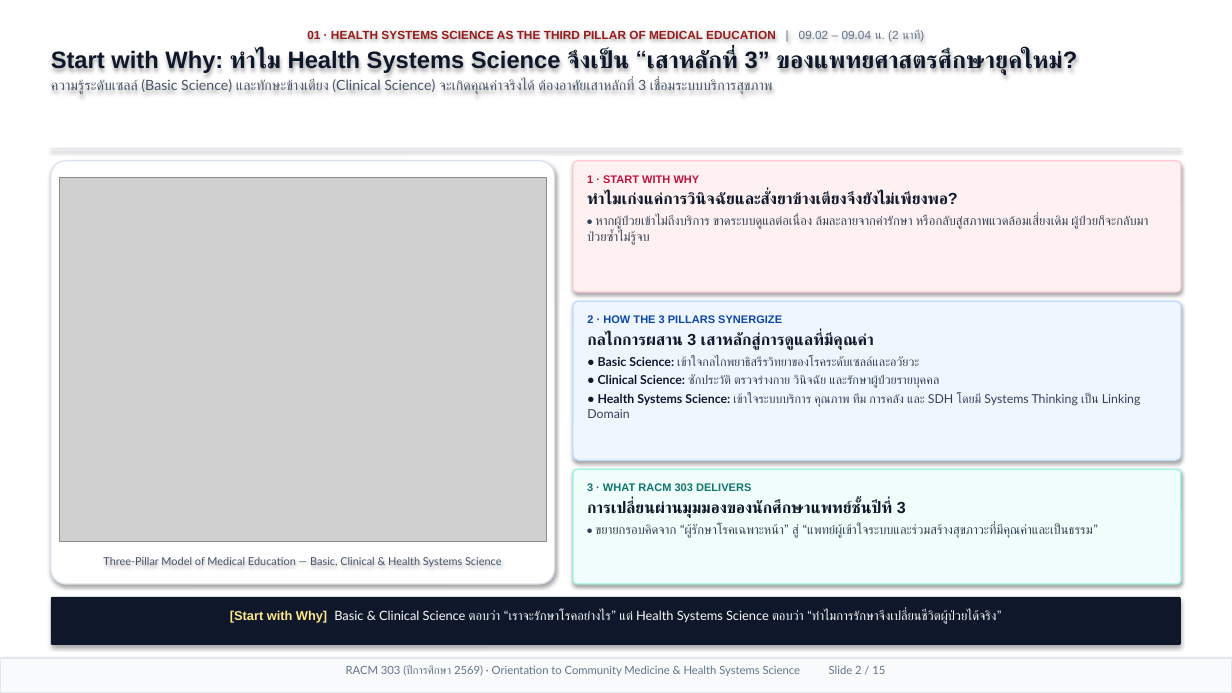
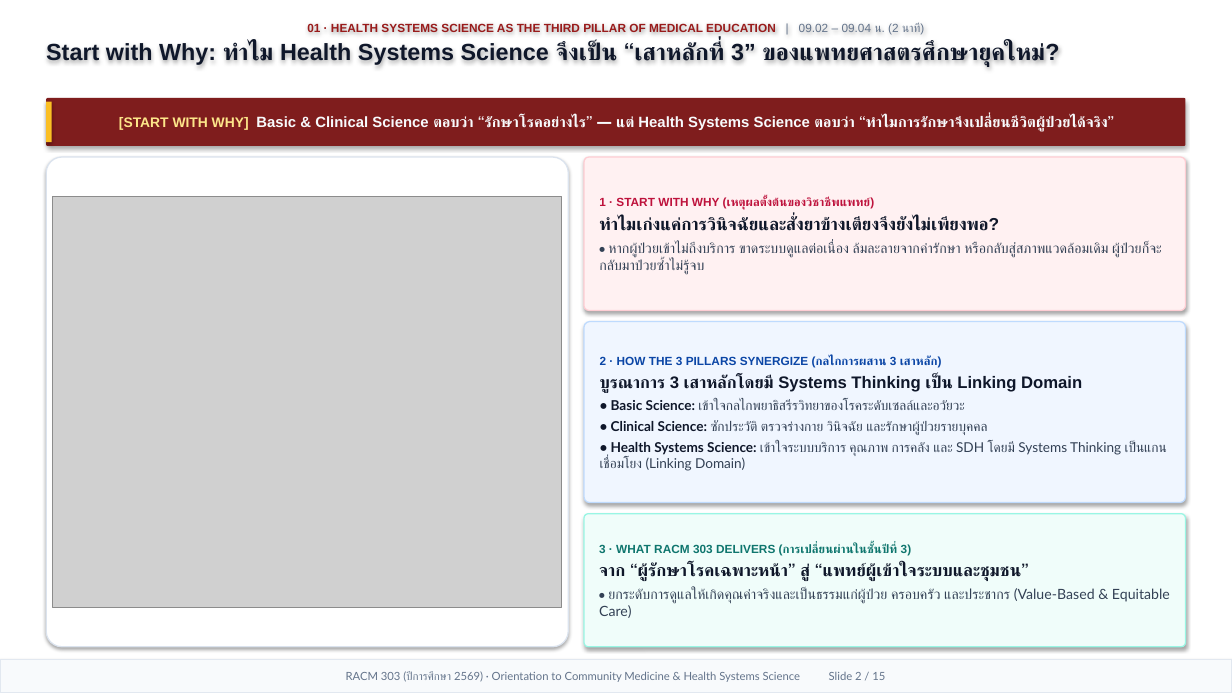
Before and after one commit to smartwoo/racm303-2569-faculty-member, a slide deck: slide 2 of exports/pptx/RACM303_2569_Orientation_Slides.pptx. Drawn at 1232x693 pixels with LibreOffice and Linux fonts; fonts in the diff are those of the drawing; grey boxes stand for pictures. Boxes give left, top, right and bottom in pixels: in the first picture for what was removed or moved away, otherwise in the second. Text is boxed around its words. In the diff, an @@ line names an element or a change of style, - is before the commit and + after.

Commit message:
feat(orientation): upgrade all 15 slides with top key-message banners, full-space Nano Banana visuals, optimized typography & Apple Keynote motion

```diff
--- a/exports/pptx/RACM303_2569_Orientation_Slides.pptx
+++ b/exports/pptx/RACM303_2569_Orientation_Slides.pptx
@@ text "01 · HEALTH SYSTEMS SCIENCE ...": place and size @@
-text "01 · HEALTH SYSTEMS SCIENCE ..." at [51,30,1077,95]
+text "01 · HEALTH SYSTEMS SCIENCE ..." at [46,22,1059,67]
@@ text "01 · HEALTH SYSTEMS SCIENCE ..." at [46,22,1059,67]: size 18.5 to 18.2 pt in "Start with Why: ทำไม Health Systems Science ..."; less space between paragraphs @@
@@ text at [51,79,773,95]: paragraph removed @@
-ความรู้ระดับเซลล์ (Basic Science) และทักษะข้างเตียง (Clinical Science) จะเกิดคุณค่าจริงได้ ต้องอาศัยเสาหลักที่ 3 เชื่อมระบบบริการสุขภาพ
@@ rounded rectangle "[START WITH WHY] Basic & ...": place and size @@
-rounded rectangle "[START WITH WHY] Basic & ..." at [51,597,1181,645]
+rounded rectangle "[START WITH WHY] Basic & ..." at [46,98,1186,146]
@@ rounded rectangle "[START WITH WHY] Basic & ..." at [46,98,1186,146]: vertical alignment top to middle; fill #0F172A to #7F1D1D; proportions changed @@
@@ rectangle added at [46,102,52,142], fill #FBBF24 @@
@@ text in rounded rectangle at [119,116,1108,132]: text changed; size 10 to 11.6 pt; font Lato to Arial; bold on @@
-[Start with Why] Basic & Clinical Science ตอบว่า “เราจะรักษาโรคอย่างไร” แต่ Health Systems Science ตอบว่า “ทำไมการรักษาจึงเปลี่ยนชีวิตผู้ป่วยได้จริง”
+[START WITH WHY] Basic & Clinical Science ตอบว่า “รักษาโรคอย่างไร” — แต่ Health Systems Science ตอบว่า “ทำไมการรักษาจึงเปลี่ยนชีวิตผู้ป่วยได้จริง”
@@ rectangle removed at [51,148,1181,149] @@
@@ rounded rectangle: place and size @@
-rounded rectangle at [51,161,555,584]
+rounded rectangle at [46,157,568,647]
@@ rounded rectangle at [46,157,568,647]: proportions changed @@
@@ rounded rectangle "1 · START WITH WHY ...": place and size @@
-rounded rectangle "1 · START WITH WHY ..." at [573,161,1181,292]
+rounded rectangle "1 · START WITH WHY ..." at [584,157,1186,311]
@@ picture: place and size @@
-picture at [59,177,546,541]
+picture at [53,197,562,608]
@@ text in rounded rectangle at [599,197,875,209]: text changed; size 8.6 to 9.2 pt @@
-1 · START WITH WHY
+1 · START WITH WHY (เหตุผลตั้งต้นของวิชาชีพแพทย์)
@@ text in rounded rectangle at [599,217,999,231]: size 12.5 to 13.5 pt in "ทำไมเก่งแค่การวินิจฉัยและสั่งยาข้างเตียงจึงยังไม่เพียงพอ?" @@
@@ text in rounded rectangle at [599,242,1162,275]: text changed; size 10 to 11 pt @@
-• หากผู้ป่วยเข้าไม่ถึงบริการ ขาดระบบดูแลต่อเนื่อง ล้มละลายจากค่ารักษา หรือกลับสู่สภาพแวดล้อมเสี่ยงเดิม ผู้ป่วยก็จะกลับมาป่วยซ้ำไม่รู้จบ
+• หากผู้ป่วยเข้าไม่ถึงบริการ ขาดระบบดูแลต่อเนื่อง ล้มละลายจากค่ารักษา หรือกลับสู่สภาพแวดล้อมเดิม ผู้ป่วยก็จะกลับมาป่วยซ้ำไม่รู้จบ
@@ rounded rectangle "2 · HOW THE 3 ...": place and size @@
-rounded rectangle "2 · HOW THE 3 ..." at [573,301,1181,460]
+rounded rectangle "2 · HOW THE 3 ..." at [584,322,1186,503]
@@ text in rounded rectangle at [600,356,1082,393]: text changed; size 12.5 to 13 pt @@
-2 · HOW THE 3 PILLARS SYNERGIZE
-กลไกการผสาน 3 เสาหลักสู่การดูแลที่มีคุณค่า
+2 · HOW THE 3 PILLARS SYNERGIZE (กลไกการผสาน 3 เสาหลัก)
+บูรณาการ 3 เสาหลักโดยมี Systems Thinking เป็น Linking Domain
@@ text in rounded rectangle at [611,400,987,435]: size 9.6 to 10.6 pt in "• Basic Science: เข้าใจกลไกพยาธิสรีรวิทยาของโรคระดับเซลล์และ ...", "• Clinical Science: ซักประวัติ ตรวจร่างกาย วินิจฉัย และรักษา ..." @@
@@ text in rounded rectangle at [600,441,1167,471]: text changed; size 9.6 to 10.6 pt @@
-• Health Systems Science: เข้าใจระบบบริการ คุณภาพ ทีม การคลัง และ SDH โดยมี Systems Thinking เป็น Linking Domain
+• Health Systems Science: เข้าใจระบบบริการ คุณภาพ การคลัง และ SDH โดยมี Systems Thinking เป็นแกนเชื่อมโยง (Linking Domain)
@@ vertical alignment top to middle; proportions changed in 3 elements at [584,157,1186,311], [584,322,1186,503], [584,514,1186,647] @@
@@ rounded rectangle "3 · WHAT RACM 303 ...": place and size @@
-rounded rectangle "3 · WHAT RACM 303 ..." at [573,470,1181,584]
+rounded rectangle "3 · WHAT RACM 303 ..." at [584,514,1186,647]
@@ text removed at [103,557,501,567] @@
-Three-Pillar Model of Medical Education — Basic, Clinical & Health Systems Science
@@ text in rounded rectangle at [599,544,1170,618]: text changed; size 10 to 11 pt; font Lato to Arial; bold on @@
-3 · WHAT RACM 303 DELIVERS
-การเปลี่ยนผ่านมุมมองของนักศึกษาแพทย์ชั้นปีที่ 3
-• ขยายกรอบคิดจาก “ผู้รักษาโรคเฉพาะหน้า” สู่ “แพทย์ผู้เข้าใจระบบและร่วมสร้างสุขภาวะที่มีคุณค่าและเป็นธรรม”
+3 · WHAT RACM 303 DELIVERS (การเปลี่ยนผ่านในชั้นปีที่ 3)
+จาก “ผู้รักษาโรคเฉพาะหน้า” สู่ “แพทย์ผู้เข้าใจระบบและชุมชน”
+• ยกระดับการดูแลให้เกิดคุณค่าจริงและเป็นธรรมแก่ผู้ป่วย ครอบครัว และประชากร (Value-Based & Equitable Care)
@@ rectangle "RACM 303 (ปีการศึกษา 2569) · ..." at [0,660,1232,693]: vertical alignment top to middle @@
```
Also in this commit, not shown: 14 other slides changed, 20 other files.
